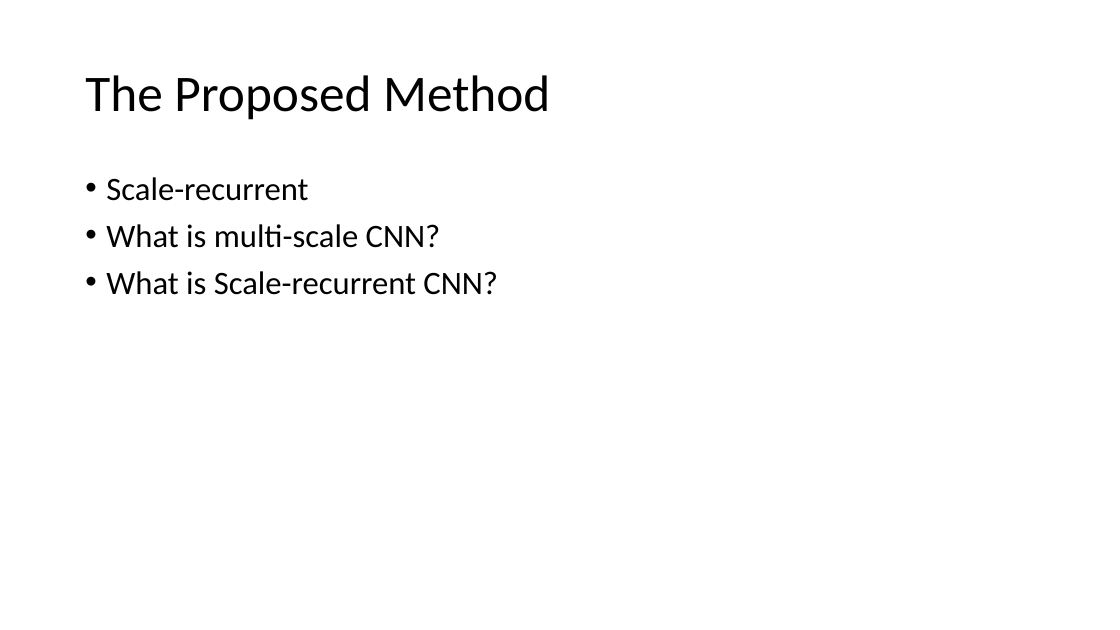
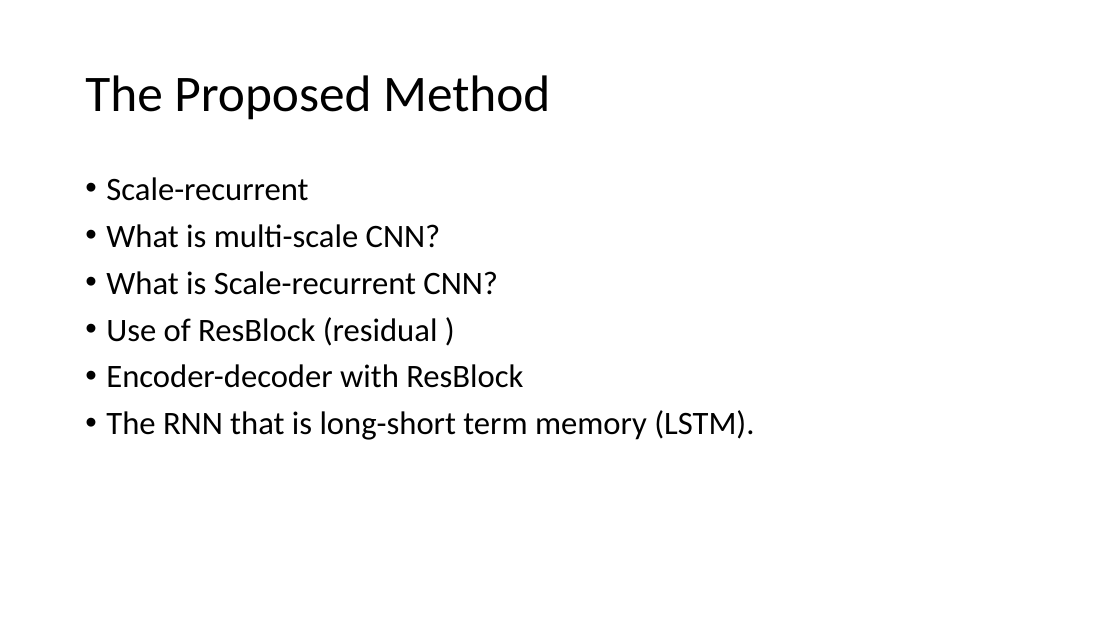
Before and after one commit to Tomlevron/Digital-image-processing, a slide deck: slide 6 of Slideshow/Scale-recurrent network for deblurring.pptx (slide 5 before the commit). Drawn at 1120x630 pixels with LibreOffice and Linux fonts; fonts in the diff are those of the drawing. Boxes give left, top, right and bottom in pixels: in the first picture for what was removed or moved away, otherwise in the second. Text is boxed around its words. In the diff, an @@ line names an element or a change of style, - is before the commit and + after.

```diff
--- a/Slideshow/Scale-recurrent network for deblurring.pptx
+++ b/Slideshow/Scale-recurrent network for deblurring.pptx
@@ text at [106, 317, 754, 440]: paragraphs added @@
+• Use of ResBlock (residual )
+• Encoder-decoder with ResBlock
+• The RNN that is long-short term memory (LSTM).
```
Also in this commit, not shown: 2 other slides changed, 1 slide added, 4 other files.
